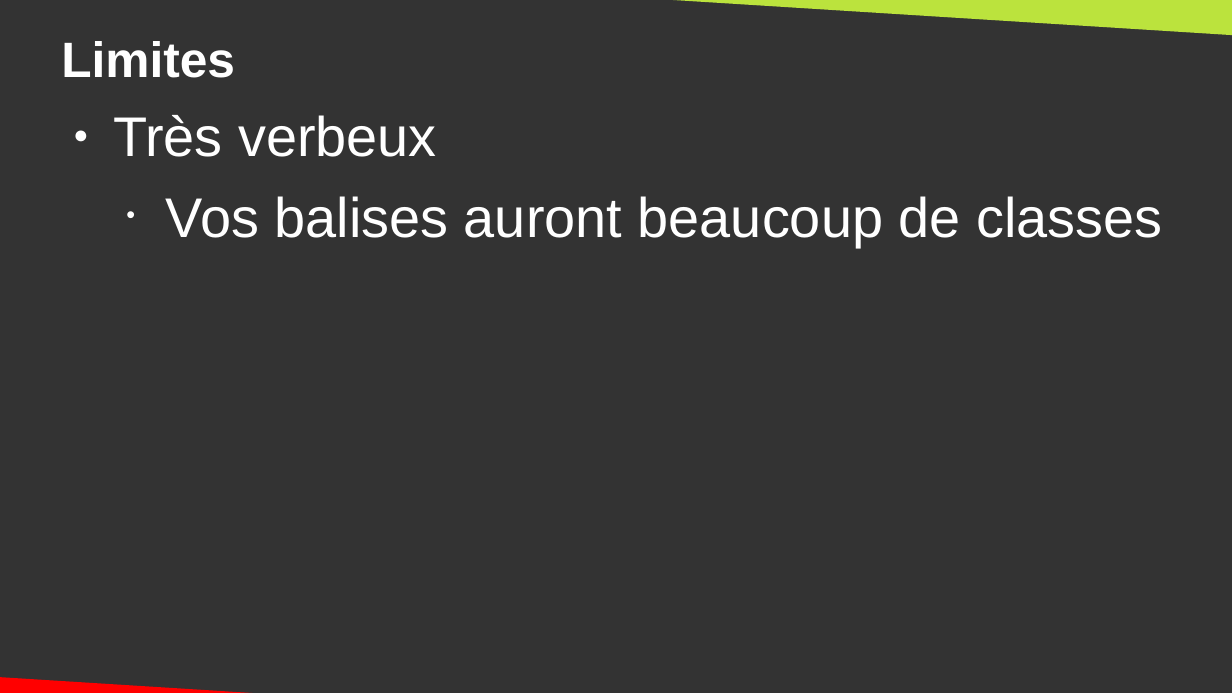
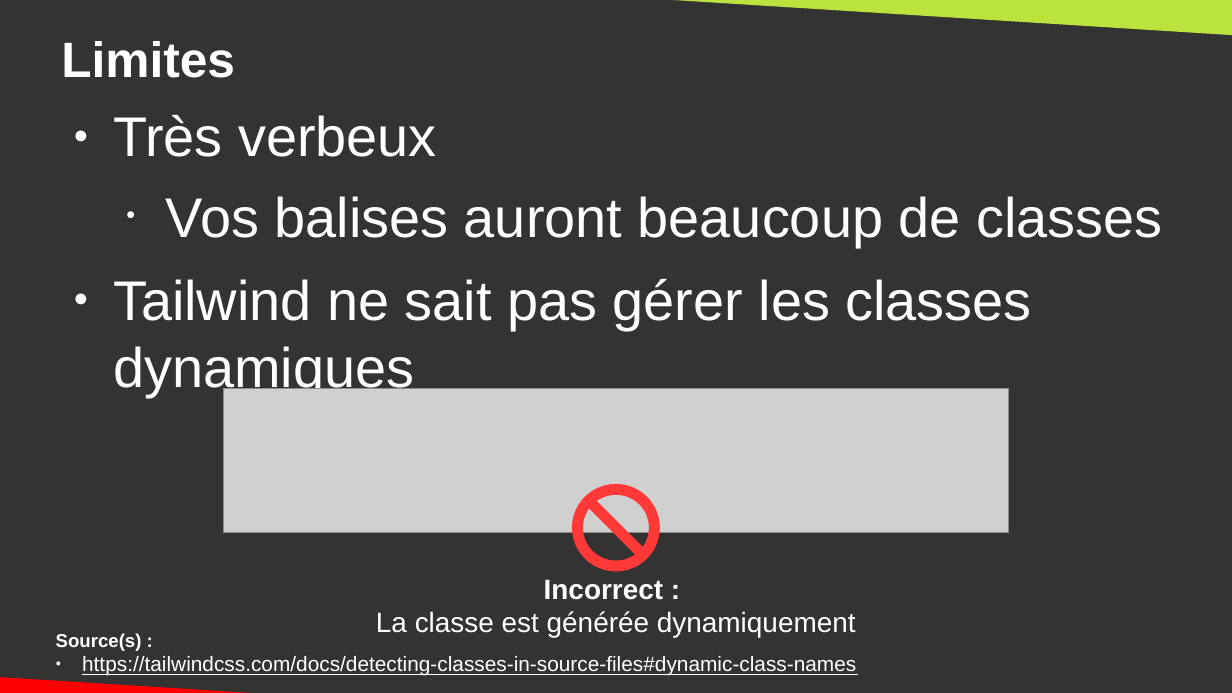
Before and after one commit to DanYellow/cours, a slide deck: slide 17 of integration-web-s2/cours-magistraux/numero-1/presentation.odp (slide 15 before the commit). Drawn at 1232x693 pixels with LibreOffice and Linux fonts; fonts in the diff are those of the drawing; grey boxes stand for pictures. Boxes give left, top, right and bottom in pixels: in the first picture for what was removed or moved away, otherwise in the second. Text is boxed around its words. In the diff, an @@ line names an element or a change of style, - is before the commit and + after.

```diff
--- a/integration-web-s2/cours-magistraux/numero-1/presentation.odp
+++ b/integration-web-s2/cours-magistraux/numero-1/presentation.odp
@@ text at <box>113,279,1032,397</box>: paragraph added @@
+● Tailwind ne sait pas gérer les classes dynamiques
@@ picture added at <box>224,388,1008,532</box> @@
@@ no-entry sign added at <box>572,484,661,571</box>, fill #FF3838 @@
@@ text added at <box>376,579,856,637</box>, 18 pt, text #FFFFFF @@
+Incorrect :
+La classe est générée dynamiquement
@@ text added at <box>56,633,856,676</box>, 13.4 pt, text #FFFFFF, underline @@
+Source(s) :
+● https://tailwindcss.com/docs/detecting-classes-in-source-files#dynamic-class-names
```
Also in this commit, not shown: 6 other slides changed, 2 slides added, 1 other file.
